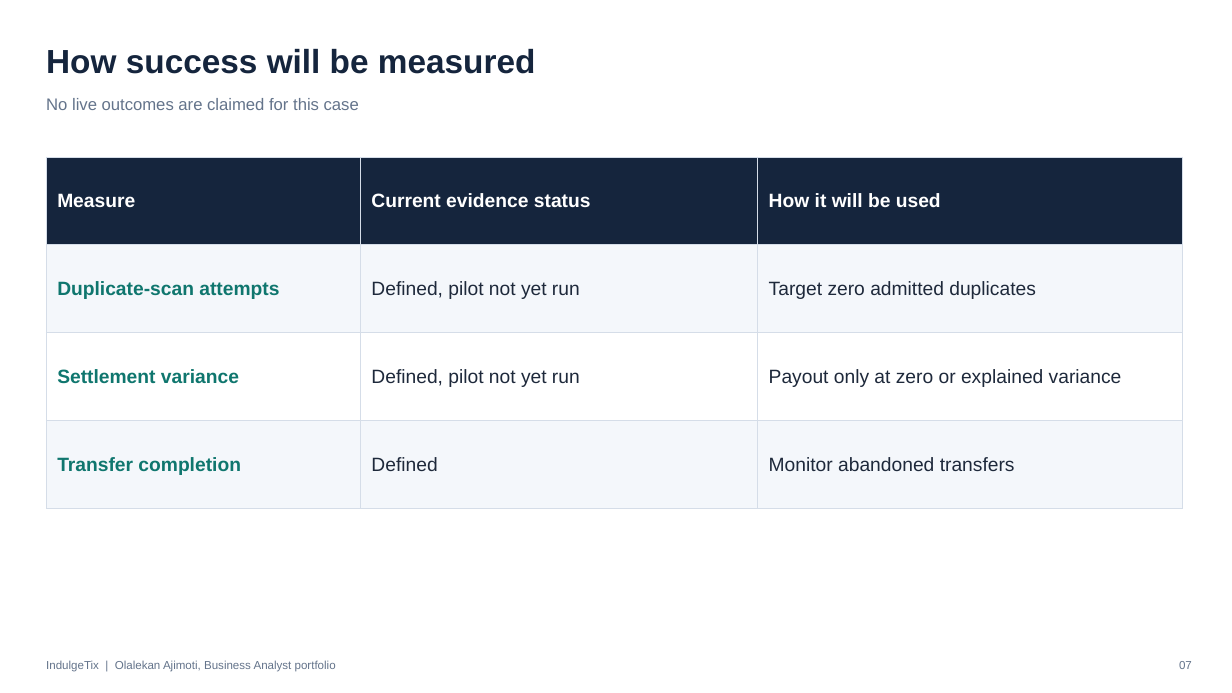
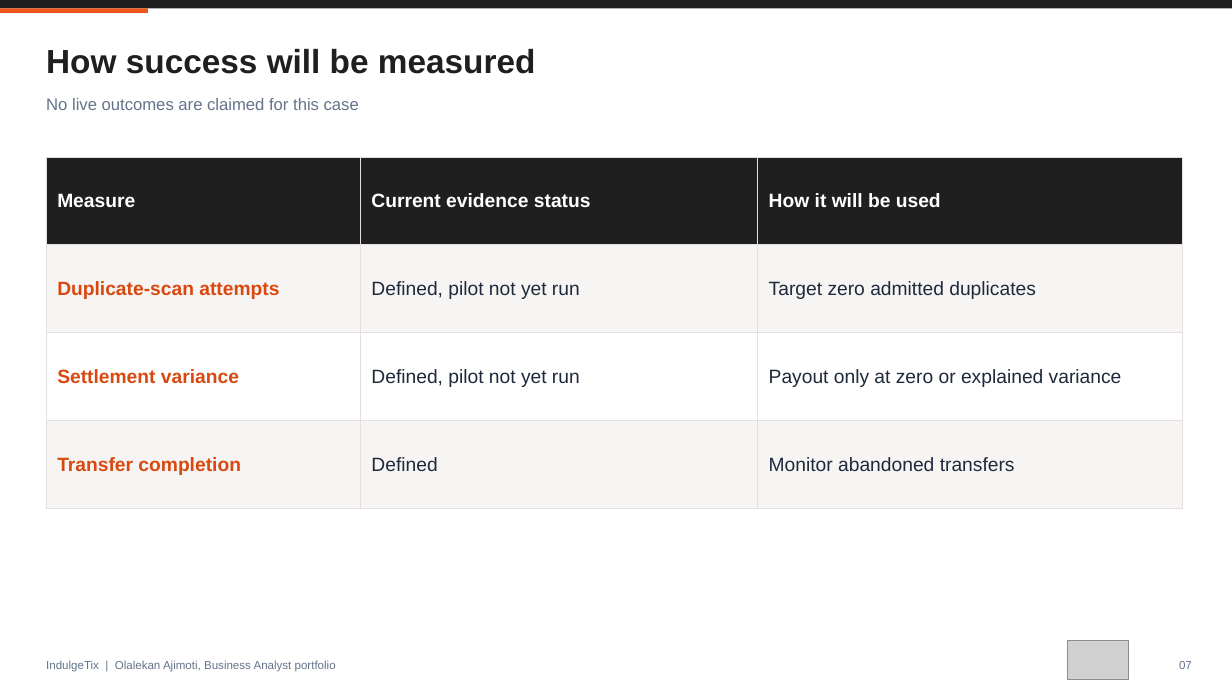
Before and after one commit to olalekanajimoti/business-analyst-portfolio, a slide deck: slide 7 of 02-product-case-studies/indulgetix-ticketing-platform/Deck/Executive_Deck.pptx. Drawn at 1232x693 pixels with LibreOffice and Linux fonts; fonts in the diff are those of the drawing; grey boxes stand for pictures. Boxes give left, top, right and bottom in pixels: in the first picture for what was removed or moved away, otherwise in the second. Text is boxed around its words. In the diff, an @@ line names an element or a change of style, - is before the commit and + after.

```diff
--- a/02-product-case-studies/indulgetix-ticketing-platform/Deck/Executive_Deck.pptx
+++ b/02-product-case-studies/indulgetix-ticketing-platform/Deck/Executive_Deck.pptx
@@ rectangle added at (0, 0, 1232, 8), fill #201F20 @@
@@ rectangle added at (0, 8, 148, 13), fill #F0561A @@
@@ text "How success will be measured" at (46, 49, 536, 74): text colour #15253D to #201F20 @@
@@ table at (46, 157, 1183, 479) @@
@@ fill #15253D to #201F20 in row 1 @@
@@ fill #F4F7FB to #F7F5F4 in 6 cells @@
@@ text colour #0F766E to #D9480F in "Duplicate-scan attempts", "Settlement variance", "Transfer completion" @@
@@ borders changed @@
@@ picture added at (1067, 640, 1128, 679) @@
```
Also in this commit, not shown: 7 other slides changed, 1 other file.
